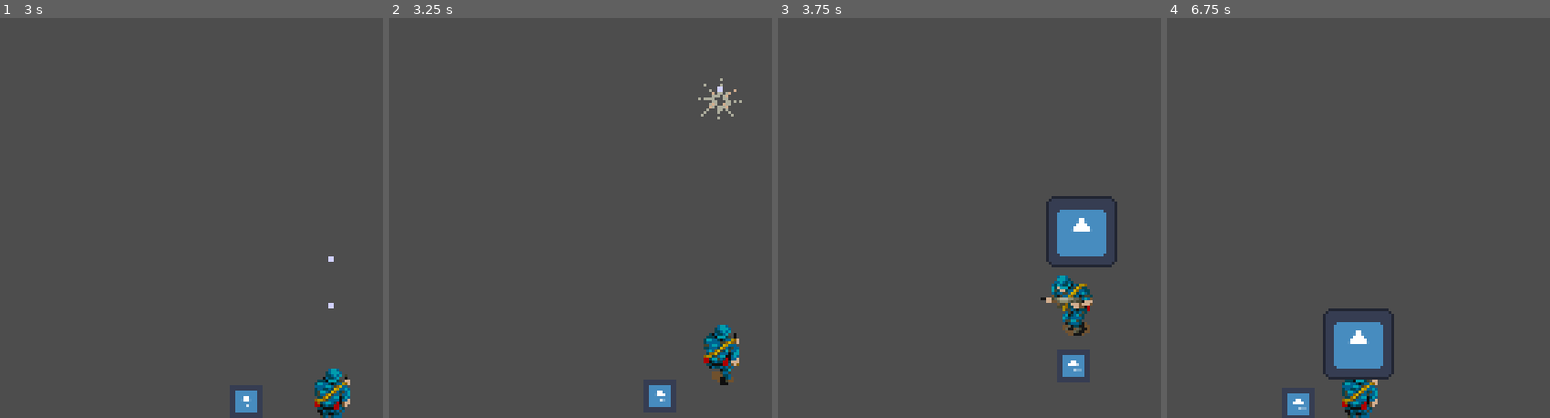
Above: before the commit, frames 1-4 (left to right).
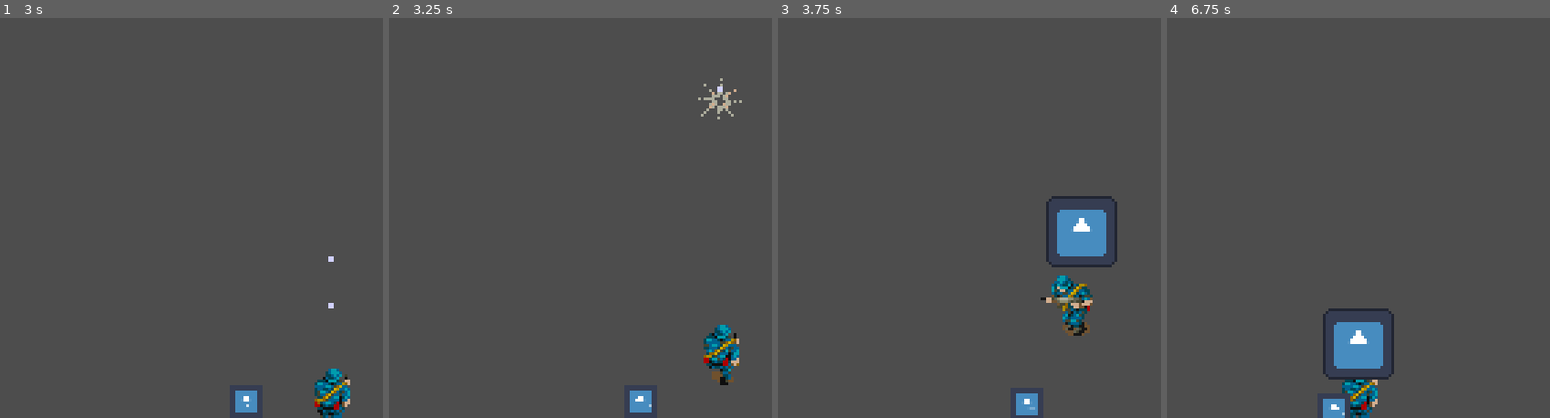
Above: after the commit, the same moments.

Repository: igoralves3/T2ProgIA
Game: Godot game, scene res://Cenas/CenaTeste1.tscn
Two runs of this game, one before a commit and one after it. Both use one fixed random seed, a clock stepped at 60 frames per second and the inputs below. The engine's default icon, where the game draws it, is replaced by a stand-in: a white triangle on a blue panel in a dark square.
Inputs:
- Up to frame 1 (3 s): hold Right (Right) 0.53-1.28 s; hold X (Grenade) 0.53-1.28 s; hold Down (Down) 1.28-2.03 s; tap Z (Shoot) at 1.35, 2.85 s; hold Right (Right) 2.03-2.78 s; hold X (Grenade) 2.03-2.78 s; hold Up (Up) from 2.78 s (still down)
- Up to frame 2 (3.25 s): keep holding Up (Up)
- Up to frame 3 (3.75 s): release Up (Up) at 3.53 s; hold Left (Left) from 3.53 s (still down); hold X (Grenade) from 3.53 s (still down)
- Up to frame 4 (6.75 s): release X (Grenade) at 4.28 s; tap Z (Shoot) at 4.35, 5.85 s; release Left (Left) at 5.03 s; hold Down (Down) 5.03-5.78 s; hold X (Grenade) 5.03-5.78 s; hold Right (Right) 5.78-6.53 s; hold Up (Up) from 6.53 s (still down); hold X (Grenade) from 6.53 s (still down)

Frame 1 is identical in both runs. In frame 2, 0.6% of the frame differs, in the area x 62-74%, y 91-99%; in frame 3, 0.6%; in frame 4, 0.7%, in the area x 31-48%, y 93-100%.

Commit message:
Update Seek

Diff:
--- a/Scripts/Classes/seek.gd
+++ b/Scripts/Classes/seek.gd
@@ -32,12 +32,12 @@
 			var collision = character.get_slide_collision(i)
 			print("I collided with ", collision.get_collider().name)
 
-		if direction.length() > 25:# and character.global_position.y < other_player.global_position.y:
+		if direction.length() > 25 and character.global_position.y < other_player.global_position.y:
 			character.velocity = direction.normalized() * move_speed
 		else:
 			character.velocity = Vector2(0,0)
 
-		if direction.length() > 150:# or character.global_position.y > other_player.global_position.y:
+		if direction.length() > 150 or character.global_position.y > other_player.global_position.y:
 			transitioned.emit(self,"Wander")
 
 func _on_visible_on_screen_notifier_2d_screen_exited() -> void:
